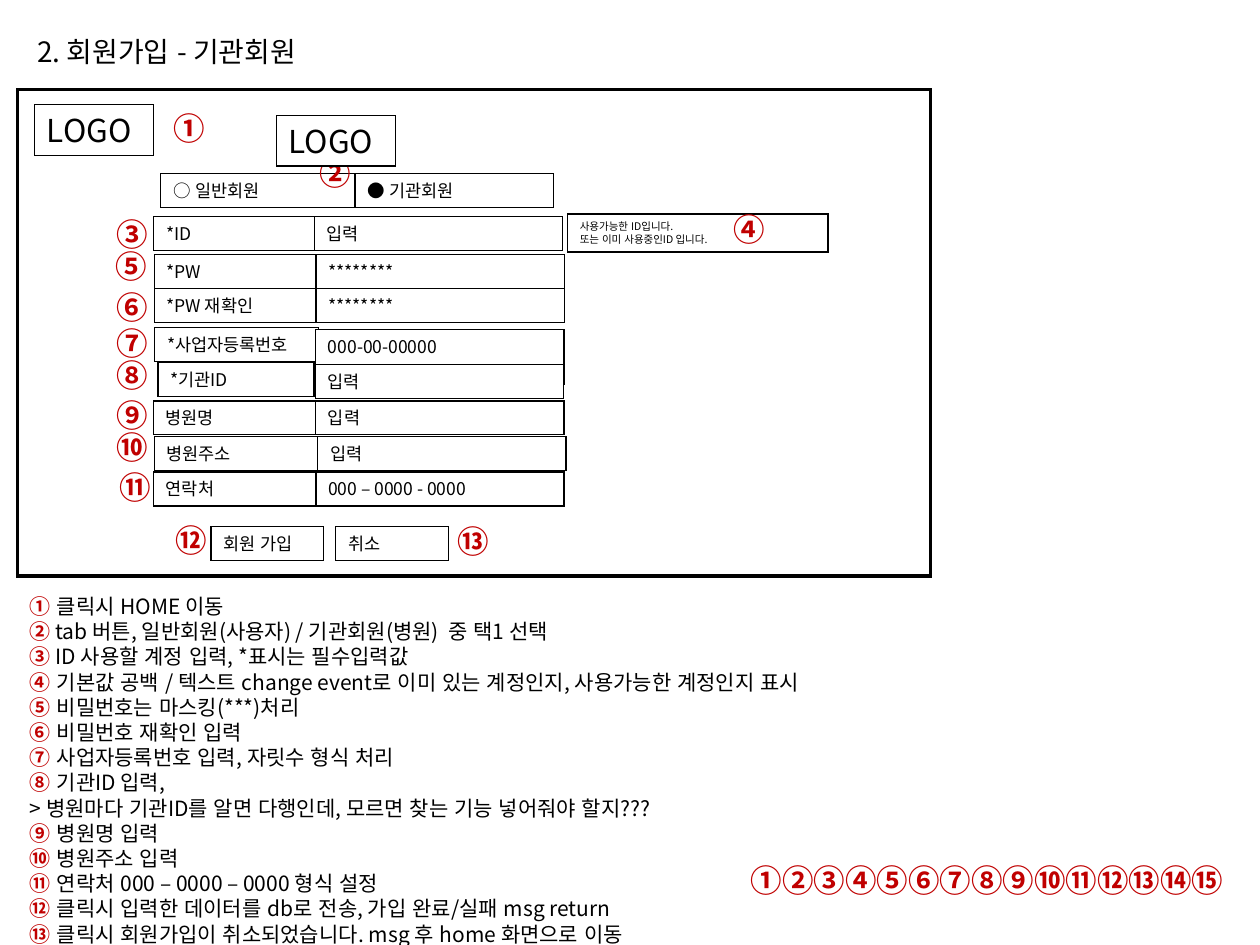
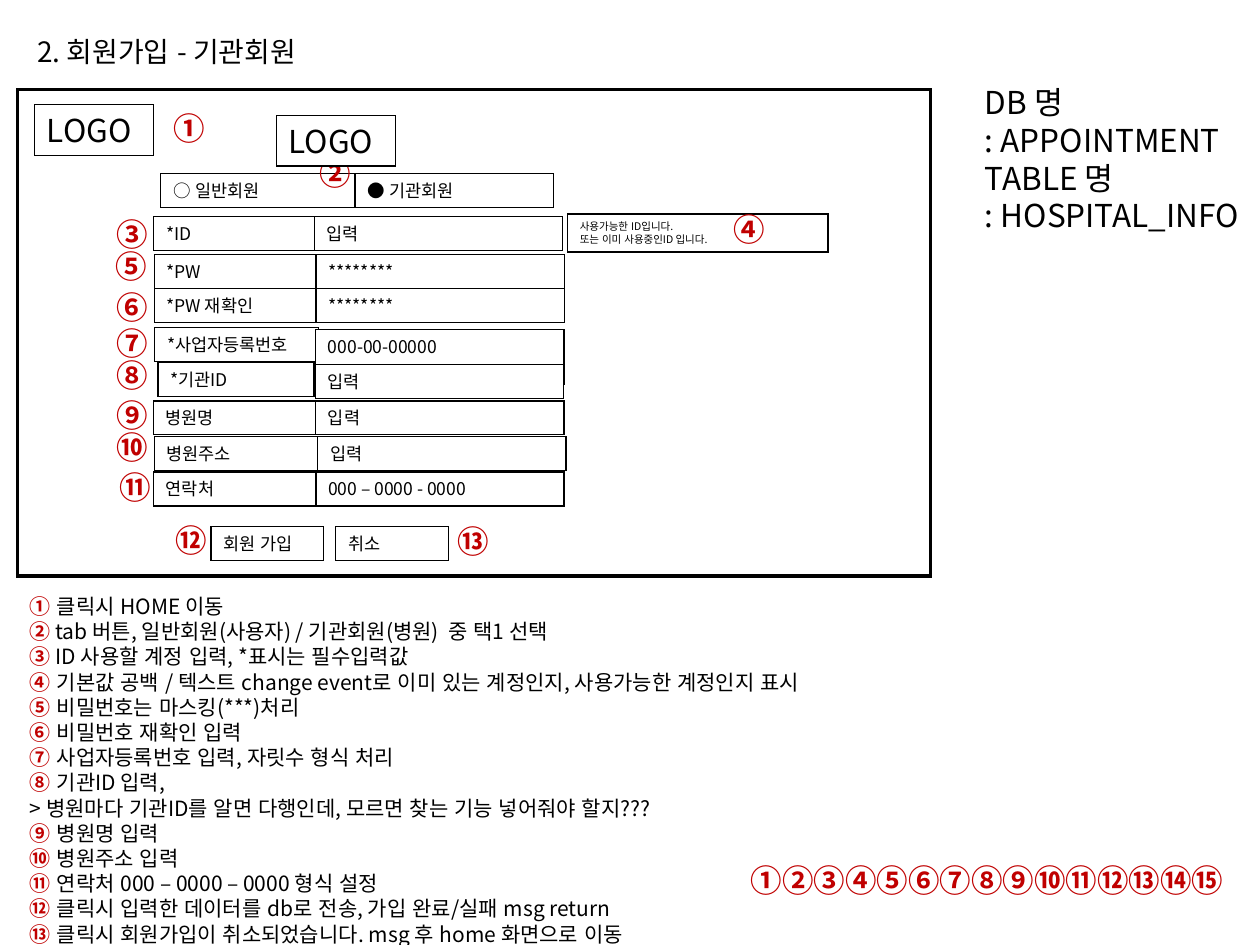
Before and after one commit to Gabintree/appintment2, a slide deck: slide 4 of 프로그램 설계.ppt. Drawn at 1260x945 pixels with LibreOffice and Linux fonts; fonts in the diff are those of the drawing. Boxes give left, top, right and bottom in pixels: in the first picture for what was removed or moved away, otherwise in the second. Text is boxed around its words. In the diff, an @@ line names an element or a change of style, - is before the commit and + after.

```diff
--- a/프로그램 설계.ppt
+++ b/프로그램 설계.ppt
@@ text added at <box>985,88,1239,232</box>, 18 pt, text #000000 @@
+DB 명
+: APPOINTMENT
+TABLE 명
+: HOSPITAL_INFO
```
Also in this commit, not shown: 3 other slides changed.
